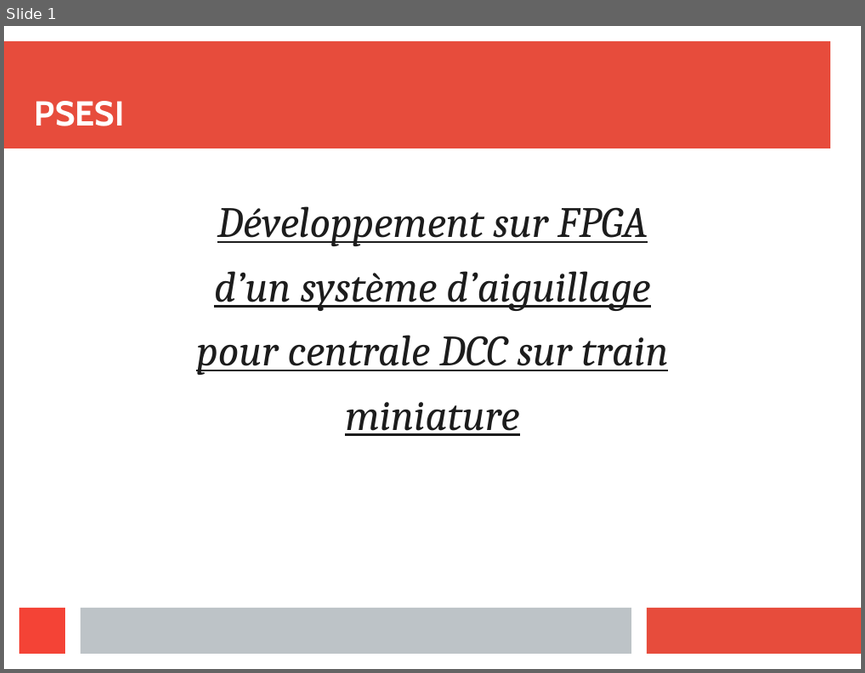
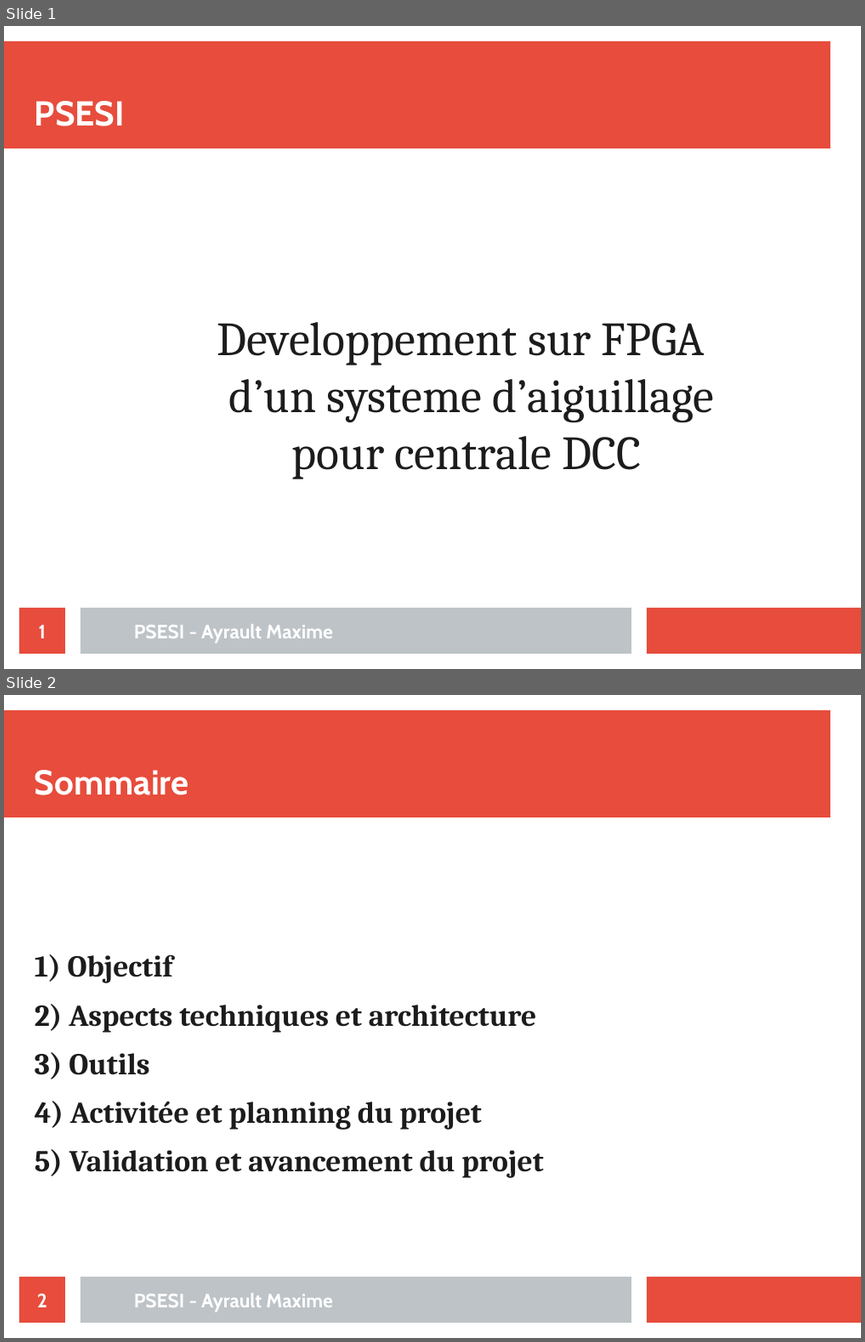
Before and after one commit to maximouth/CBI, a slide deck: Presentation/presentation.odp. Shown one above the other, each under a label of ours: slide 1 before the commit, slides 1 and 2 after it. The pictures are 865x673 and 865x1342 pixels, drawn with LibreOffice and Linux fonts; fonts in the diff are those of the drawing. Boxes give left, top, right and bottom in pixels: in the first picture for what was removed or moved away, otherwise in the second. Text is boxed around its words. In the diff, an @@ line names an element or a change of style, - is before the commit and + after.

```diff
--- a/Presentation/presentation.odp
+++ b/Presentation/presentation.odp
@@ slide 2 added at (4,695,861,1338), background #FFFFFF; not listed: 3 template elements that a slide beside it also shows @@
@@ title added at (35,770,188,795), 32 pt, text #FFFFFF, bold @@
+Sommaire
@@ text added at (35,954,543,1178), 28 pt, text #1C1C1C, bold @@
+1) Objectif
+2) Aspects techniques et architecture
+3) Outils
+4) Activitée et planning du projet
+5) Validation et avancement du projet
@@ page number added at (19,1276,65,1322), fill #E74C3C, 18 pt, text #FFFFFF, bold @@
+2
@@ text added at (134,1293,333,1311), 18 pt, text #FFFFFF, bold @@
+PSESI - Ayrault Maxime
@@ slide 1 changed as well @@
@@ subtitle "Developpement sur FPGA" at (217,322,714,479): vertical alignment top to middle @@
@@ subtitle at (217,322,714,479): text changed; size 40 to 44 pt; italic off @@
-Développement sur FPGA
-d’un système d’aiguillage
-pour centrale DCC sur train
-miniature
+Developpement sur FPGA
+d’un systeme d’aiguillage
+pour centrale DCC
@@ rectangle removed at (19,607,65,653) @@
@@ page number added at (19,607,65,653), fill #E74C3C, 18 pt, text #FFFFFF, bold @@
+1
@@ text added at (134,624,333,642), 18 pt, text #FFFFFF, bold @@
+PSESI - Ayrault Maxime
```
Also in this commit, not shown: 3 other slides changed, 15 other slides added, 10 slides removed.
